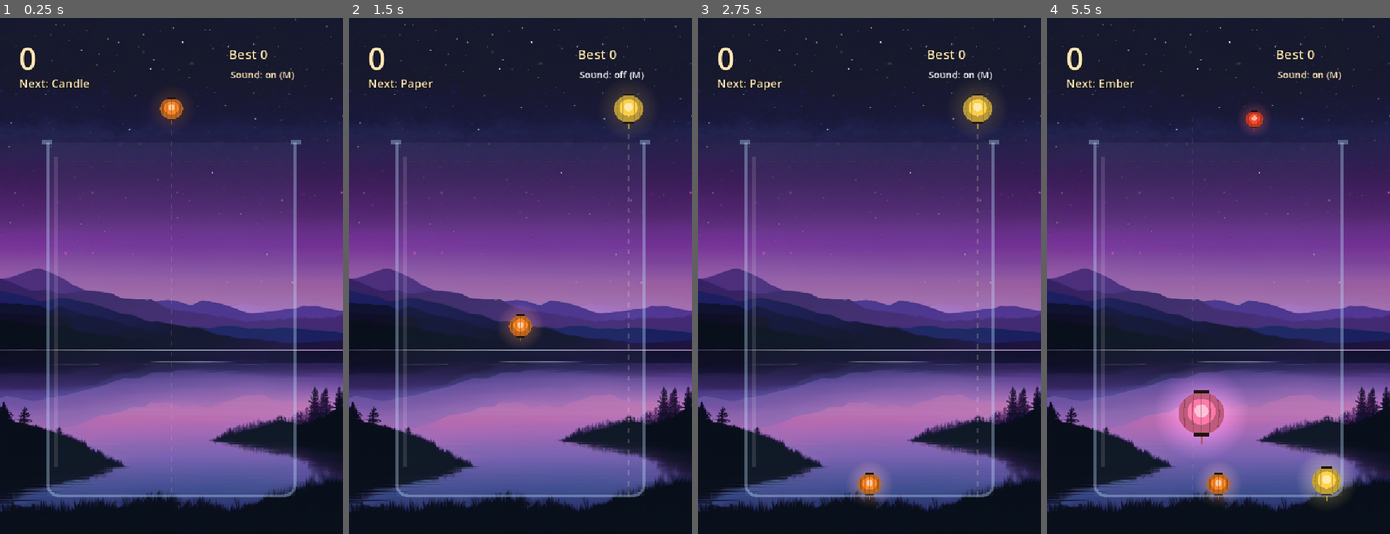
Above: before the commit, frames 1-4 (left to right).
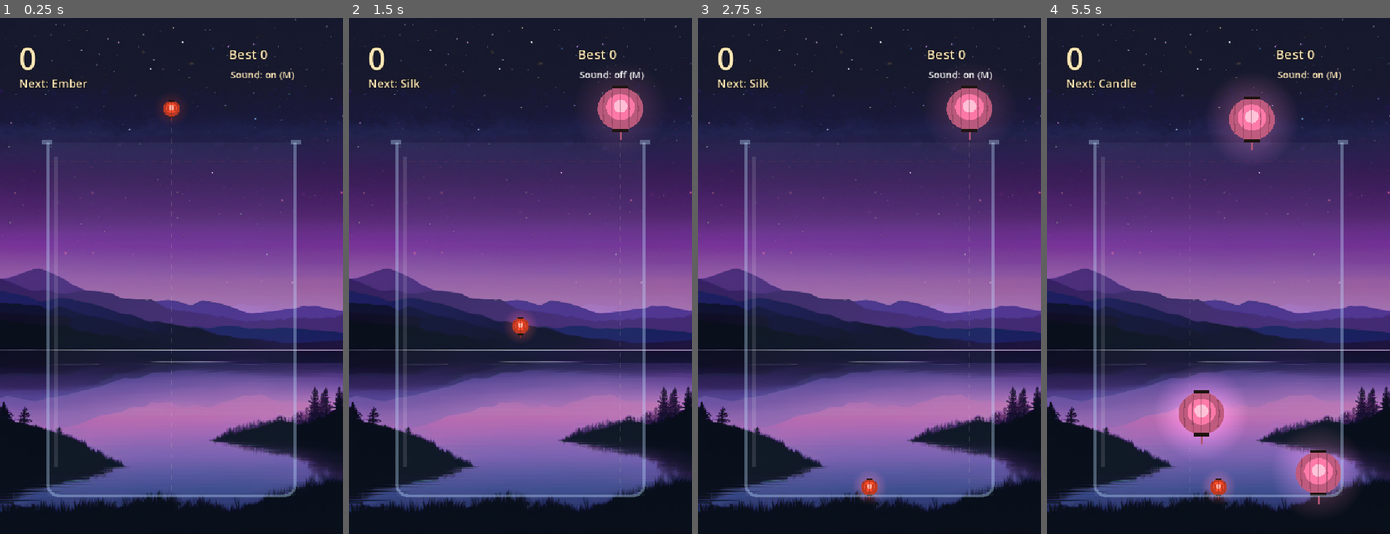
Above: after the commit, the same moments.

Repository: rkaunismaa/LanternDrop
Game: Godot game, scene res://scenes/main.tscn
Two runs of this game, one before a commit and one after it. Both use one fixed random seed, a clock stepped at 60 frames per second and the inputs below.
Inputs (mouse positions are in pixels of both pictures, inside the frame that each line leads up to):
- Up to frame 1 (0.25 s): no input
- Up to frame 2 (1.5 s): tap Enter (ui_accept) at 0.5, 0.77 s; move the mouse to (595, 250) at 0.52 s; hold Right (ui_right) 0.53-1.25 s; hold Shift 0.53-1.25 s; click (595, 250) at 0.67 s; click "Sound: on (M)" at 1.25 s
- Up to frame 3 (2.75 s): click "Sound: off (M)" at 2 s
- Up to frame 4 (5.5 s): tap Enter (ui_accept) at 2.75, 5.27 s; drag from (1149, 301) to (1201, 379) at 2.77 s; move the mouse to (1252, 162) at 3.52 s; hold Right (ui_right) 3.53-4.25 s; tap Ctrl at 3.6 s; drag from (1201, 379) to (1115, 198) at 4.27 s; move the mouse to (1321, 353) at 5.02 s; hold Left (ui_left) from 5.03 s (still down); hold Shift from 5.03 s (still down)

The runs differ from the first frame. In frame 1, 0.4% of the frame differs, in the area x 15-54%, y 11-92%; in frame 2, 1.6%; in frame 3, 1.7%; in frame 4, 4.5%, in the area x 15-90%, y 11-96%.

Commit message:
Tune balance by simulation: weights 2,3,3,3,3 (careful runs ~3 min, Sun a rare trophy)
Co-Authored-By: Claude Opus 5.5 <noreply@anthropic.com>

Diff:
--- a/game/data/balance.json
+++ b/game/data/balance.json
@@ -1,5 +1,5 @@
 {
-  "weights": [4, 3, 3, 2, 1],
+  "weights": [2, 3, 3, 3, 3],
   "cooldown": 0.45,
   "danger_limit": 2.0,
   "grace": 1.0
--- a/game/scenes/main.gd
+++ b/game/scenes/main.gd
@@ -21,6 +21,8 @@
 var best: BestScore
 var score := 0
 var is_over := false
+var biggest_kind := 0  ## largest lantern kind made this night
+var suns := 0  ## pairs of Suns that rose away this night
 var aim_x := (JAR_LEFT + JAR_RIGHT) / 2.0
 
 var _danger: DangerWatch
@@ -69,6 +71,8 @@
 	spawner = Spawner.new(seed, balance.weights)
 	best = BestScore.new(best_path)
 	score = 0
+	biggest_kind = 0
+	suns = 0
 	is_over = false
 	_cooldown = 0.0
 	_danger.reset()
@@ -102,6 +106,7 @@
 func spawn_lantern(kind: int, pos: Vector2) -> Lantern:
 	var l := Lantern.new()
 	l.setup(kind)
+	biggest_kind = maxi(biggest_kind, kind)
 	l.position = pos
 	l.body_entered.connect(_on_touch.bind(l))
 	_lanterns.add_child(l)
@@ -172,6 +177,7 @@
 	if r.vanish:
 		_burst(pos, LanternKinds.color(LanternKinds.COUNT), 80)
 		sfx.play("sun")
+		suns += 1
 	else:
 		var n := spawn_lantern(r.kind, pos)
 		n.linear_velocity = vel
--- /dev/null
+++ b/game/tests/unit/test_bots.gd
@@ -0,0 +1,61 @@
+extends GutTest
+## The balance simulation's bots, and the run stats the game keeps for them.
+
+const MainScene := preload("res://scenes/main.tscn")
+var main: Node2D
+
+
+func before_each() -> void:
+	main = MainScene.instantiate()
+	main.best_path = "user://test_best_bots_%d.cfg" % randi()
+	main.settings_path = "user://test_settings_bots_%d.cfg" % randi()
+	add_child_autofree(main)
+	main.start(5)
+
+
+func after_each() -> void:
+	for p in [main.best_path, main.settings_path]:
+		DirAccess.remove_absolute(ProjectSettings.globalize_path(p))
+
+
+func test_landing_height_on_an_empty_floor() -> void:
+	var y := SimBots.landing_y(main, 360.0, 3)
+	assert_almost_eq(y, main.JAR_FLOOR - LanternKinds.radius(3), 0.01)
+
+
+func test_landing_height_on_top_of_a_lantern() -> void:
+	var l: Lantern = main.spawn_lantern(5, Vector2(360, main.JAR_FLOOR - LanternKinds.radius(5)))
+	l.freeze = true
+	var y := SimBots.landing_y(main, 360.0, 2)
+	assert_almost_eq(y, l.position.y - LanternKinds.radius(5) - LanternKinds.radius(2), 0.01)
+
+
+func test_careful_bot_aims_at_a_matching_lantern() -> void:
+	var kind: int = main.spawner.peek()
+	var match_l: Lantern = main.spawn_lantern(kind, Vector2(500, main.JAR_FLOOR - LanternKinds.radius(kind)))
+	match_l.freeze = true
+	var other := 5 if kind != 5 else 4
+	var block: Lantern = main.spawn_lantern(other, Vector2(220, main.JAR_FLOOR - LanternKinds.radius(other)))
+	block.freeze = true
+	var x := SimBots.careful_x(main)
+	assert_eq(SimBots.landing(main, x, kind)[1], match_l, "comes to rest on its twin, so they merge")
+
+
+func test_random_bot_stays_inside_the_jar() -> void:
+	var rng := RandomNumberGenerator.new()
+	rng.seed = 3
+	for i in 100:
+		var x := SimBots.random_x(main, rng)
+		assert_between(x, main.JAR_LEFT, main.JAR_RIGHT)
+
+
+func test_game_tracks_biggest_kind_and_suns() -> void:
+	assert_eq(main.biggest_kind, 0)
+	var y: float = main.JAR_FLOOR - 40.0
+	main.spawn_lantern(3, Vector2(330, y))
+	main.spawn_lantern(3, Vector2(330 + 2 * LanternKinds.radius(3) - 2, y))
+	await wait_until(func() -> bool: return main.biggest_kind == 4, 3.0)
+	assert_eq(main.biggest_kind, 4)
+	assert_eq(main.suns, 0)
+	main.start(6)
+	assert_eq(main.biggest_kind, 0, "a new night resets the stats")
--- /dev/null
+++ b/game/tools/balance_sim.gd
@@ -0,0 +1,70 @@
+extends SceneTree
+## Balance simulation: bots play the real game (real physics) headless, faster than real time.
+##   godot --headless --fixed-fps 60 --path game --script res://tools/balance_sim.gd -- \
+##     [--bot careful|random] [--runs 20] [--seed 1] [--pace 1.0] [--balance res://data/balance.json]
+## --fixed-fps 60 makes every frame exactly 1/60 s of game time, so results don't depend on the machine.
+## Prints one "RESULT {json}" line with the summary.
+
+const MAX_DROPS := 400  ## a run that survives this long counts as "never ends" (also caps run time)
+
+var args := {"bot": "careful", "runs": "20", "seed": "1", "pace": "1.0", "balance": "res://data/balance.json"}
+
+
+func _initialize() -> void:
+	var argv := OS.get_cmdline_user_args()
+	for i in range(0, argv.size() - 1, 2):
+		args[argv[i].trim_prefix("--")] = argv[i + 1]
+	_run.call_deferred()
+
+
+func _run() -> void:
+	var main: Node2D = load("res://scenes/main.tscn").instantiate()
+	main.balance_path = args.balance
+	main.best_path = "user://sim_best.cfg"
+	main.settings_path = "user://sim_settings.cfg"
+	root.add_child(main)
+	await process_frame
+	main.sfx.muted = true  # not saved: just silence for the run
+	var rng := RandomNumberGenerator.new()
+	var pace := float(args.pace)
+	var drops_list: Array[int] = []
+	var scores: Array[int] = []
+	var biggest: Array[int] = []
+	var sun_runs := 0
+	var capped := 0
+	for run in int(args.runs):
+		var seed := int(args.seed) + run
+		main.start(seed)
+		rng.seed = seed * 7919
+		var drops := 0
+		var wait := pace
+		while not main.is_over and drops < MAX_DROPS:
+			await process_frame
+			wait -= 1.0 / 60.0
+			if wait <= 0.0:
+				var x: float = SimBots.careful_x(main) if args.bot == "careful" else SimBots.random_x(main, rng)
+				main.aim(x)
+				if main.drop_at(main.aim_x) != null:
+					drops += 1
+					wait = pace
+		if drops >= MAX_DROPS:
+			capped += 1
+		drops_list.append(drops)
+		scores.append(main.score)
+		biggest.append(main.biggest_kind)
+		if main.suns > 0:
+			sun_runs += 1
+	drops_list.sort()
+	scores.sort()
+	biggest.sort()
+	var n := drops_list.size()
+	var result := {
+		"bot": args.bot, "runs": n, "pace": pace, "balance": args.balance,
+		"drops_p10": drops_list[int(n * 0.1)], "drops_median": drops_list[n / 2], "drops_p90": drops_list[mini(n - 1, int(n * 0.9))],
+		"score_median": scores[n / 2], "biggest_median": biggest[n / 2], "biggest_max": biggest[n - 1],
+		"sun_rate": float(sun_runs) / n, "capped": capped,
+	}
+	print("RESULT ", JSON.stringify(result))
+	for f in ["user://sim_best.cfg", "user://sim_settings.cfg"]:
+		DirAccess.remove_absolute(ProjectSettings.globalize_path(f))
+	quit()
--- /dev/null
+++ b/game/tools/sim_bots.gd
@@ -0,0 +1,64 @@
+class_name SimBots
+extends RefCounted
+## Players for the balance simulation (game/tools/balance_sim.gd). They only choose where to aim;
+## the real game decides everything else.
+
+
+## Where a lantern of this kind dropped at x would come to rest: [center y, the lantern it lands on or null].
+static func landing(main: Node2D, x: float, kind: int) -> Array:
+	var r := LanternKinds.radius(kind)
+	var best_y: float = main.JAR_FLOOR - r
+	var support: Lantern = null
+	for l: Lantern in main.lanterns():
+		var rr := LanternKinds.radius(l.kind) + r
+		var dx := absf(l.position.x - x)
+		if dx < rr:
+			var y := l.position.y - sqrt(rr * rr - dx * dx)
+			if y < best_y:
+				best_y = y
+				support = l
+	return [best_y, support]
+
+
+static func landing_y(main: Node2D, x: float, kind: int) -> float:
+	return landing(main, x, kind)[0]
+
+
+## Drops anywhere: a careless player.
+static func random_x(main: Node2D, rng: RandomNumberGenerator) -> float:
+	var r := LanternKinds.radius(main.spawner.peek())
+	return rng.randf_range(main.JAR_LEFT + r + main.AIM_GAP, main.JAR_RIGHT - r - main.AIM_GAP)
+
+
+## A careful player: land on a matching lantern if possible, otherwise keep the pile low
+## and next to a lantern of the same kind.
+static func careful_x(main: Node2D) -> float:
+	var kind: int = main.spawner.peek()
+	var r := LanternKinds.radius(kind)
+	var lo: float = main.JAR_LEFT + r + main.AIM_GAP
+	var hi: float = main.JAR_RIGHT - r - main.AIM_GAP
+	var candidates: Array[float] = []
+	for i in 24:
+		candidates.append(lerpf(lo, hi, i / 23.0))
+	var twins: Array[Lantern] = []
+	for l: Lantern in main.lanterns():
+		if l.kind == kind:
+			twins.append(l)
+			candidates.append(clampf(l.position.x, lo, hi))
+	var best_x := candidates[0]
+	var best_score := -INF
+	for x in candidates:
+		var land := landing(main, x, kind)
+		var y: float = land[0]
+		var score := y  # lower in the jar is better
+		if land[1] != null and (land[1] as Lantern).kind == kind:
+			score += 2000.0
+		else:
+			for t in twins:
+				var d := Vector2(x, y).distance_to(t.position)
+				if d < 3.0 * r + LanternKinds.radius(kind):
+					score += 500.0 - d
+		if score > best_score:
+			best_score = score
+			best_x = x
+	return best_x
Not shown, added: game/tests/unit/test_bots.gd.uid
Not shown, added: game/tools/balance_sim.gd.uid
Not shown, added: game/tools/sim_bots.gd.uid
Not shown, changed: docs/ai-log.md
Not shown, added: docs/balance-log.md
Not shown, changed: docs/design.md
Not shown, changed: docs/session-history.md
